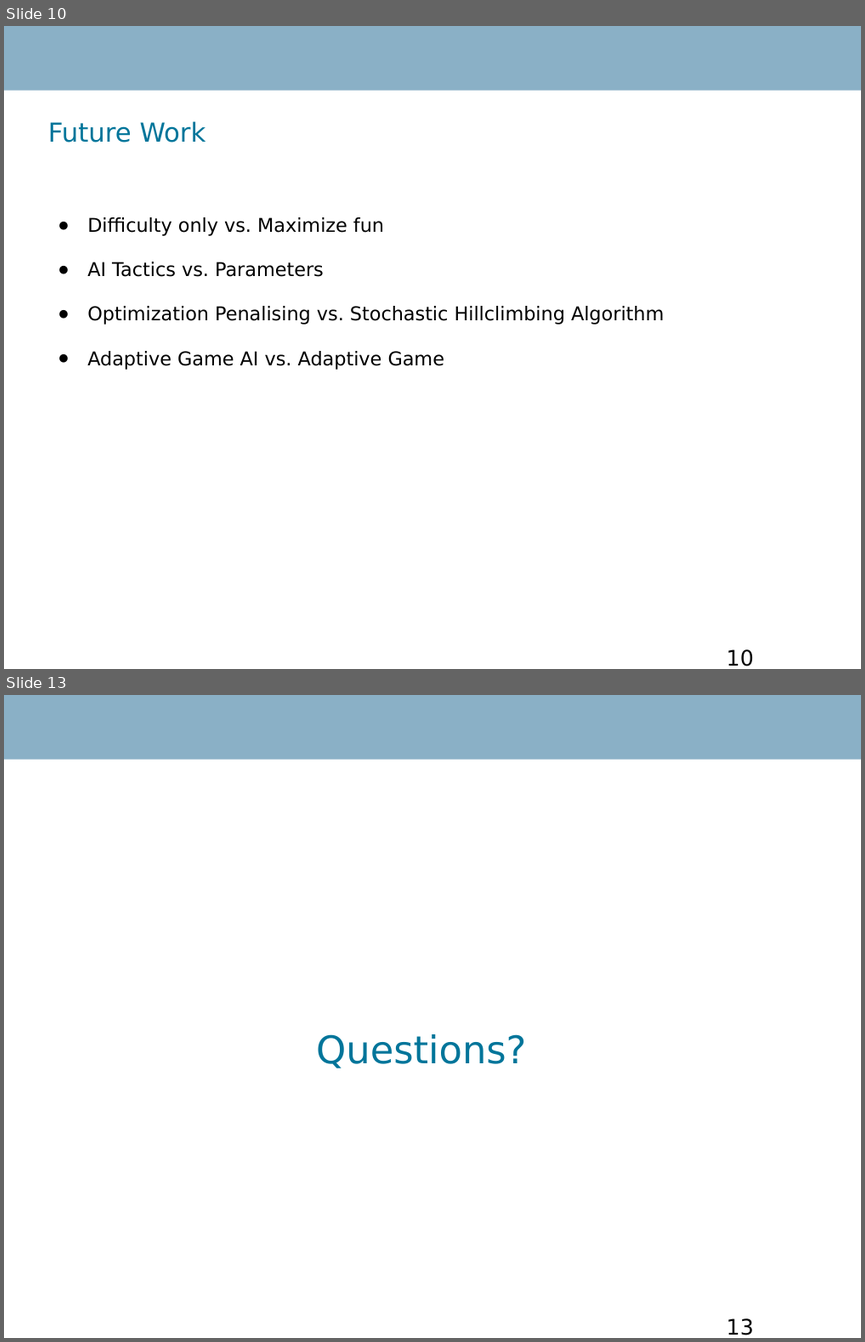
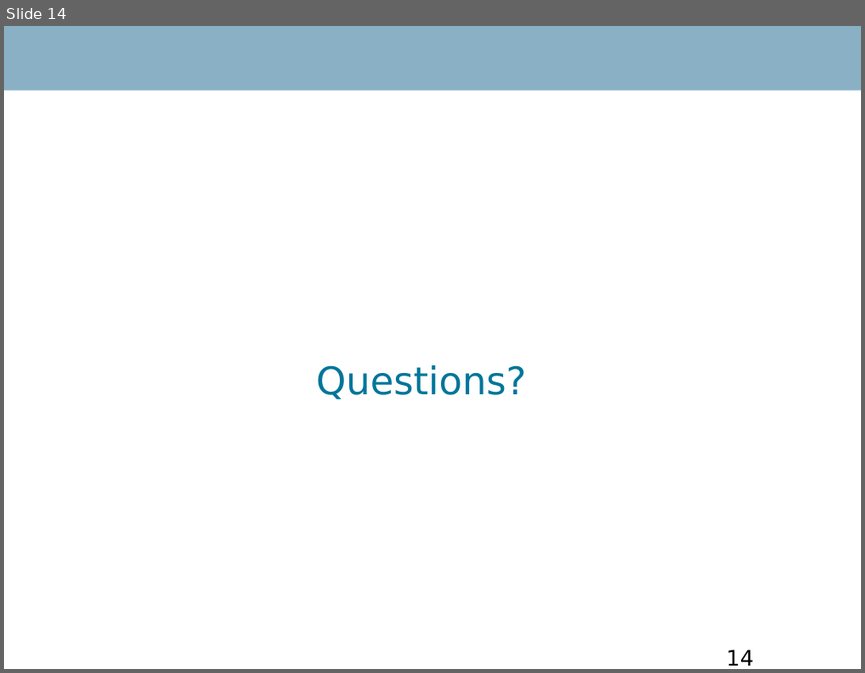
Before and after one commit to RobinTo/AdaptiveGame, a slide deck: IKT411 Advanced Project Report/presentation.ppt. Shown one above the other, each under a label of ours: slides 10 and 13 before the commit, slide 14 after it; the slides between them are not shown. The pictures are 865x1342 and 865x673 pixels, drawn with LibreOffice and Linux fonts; fonts in the diff are those of the drawing; background and template pictures are left out. Boxes give left, top, right and bottom in pixels: in the first picture for what was removed or moved away, otherwise in the second. Text is boxed around its words. In the diff, an @@ line names an element or a change of style, - is before the commit and + after.

```diff
--- a/IKT411 Advanced Project Report/presentation.ppt
+++ b/IKT411 Advanced Project Report/presentation.ppt
@@ slide 10 removed at box(4, 26, 861, 669), background #FFFFFF; not listed: 1 template element that a slide beside it also shows @@
@@ text removed at box(48, 121, 206, 142) @@
-Future Work
@@ text removed at box(87, 217, 664, 369) @@
-● Difficulty only vs. Maximize fun
-● AI Tactics vs. Parameters
-● Optimization Penalising vs. Stochastic Hillclimbing Algorithm
-● Adaptive Game AI vs. Adaptive Game
@@ page number removed at box(726, 649, 754, 666) @@
-10
@@ what was slide 13 is now slide 14 @@
@@ page number at box(726, 649, 754, 665): text changed @@
-13
+14
```
Also in this commit, not shown: 3 slides changed, 9 slides added, 7 other slides removed, 9 other files.
